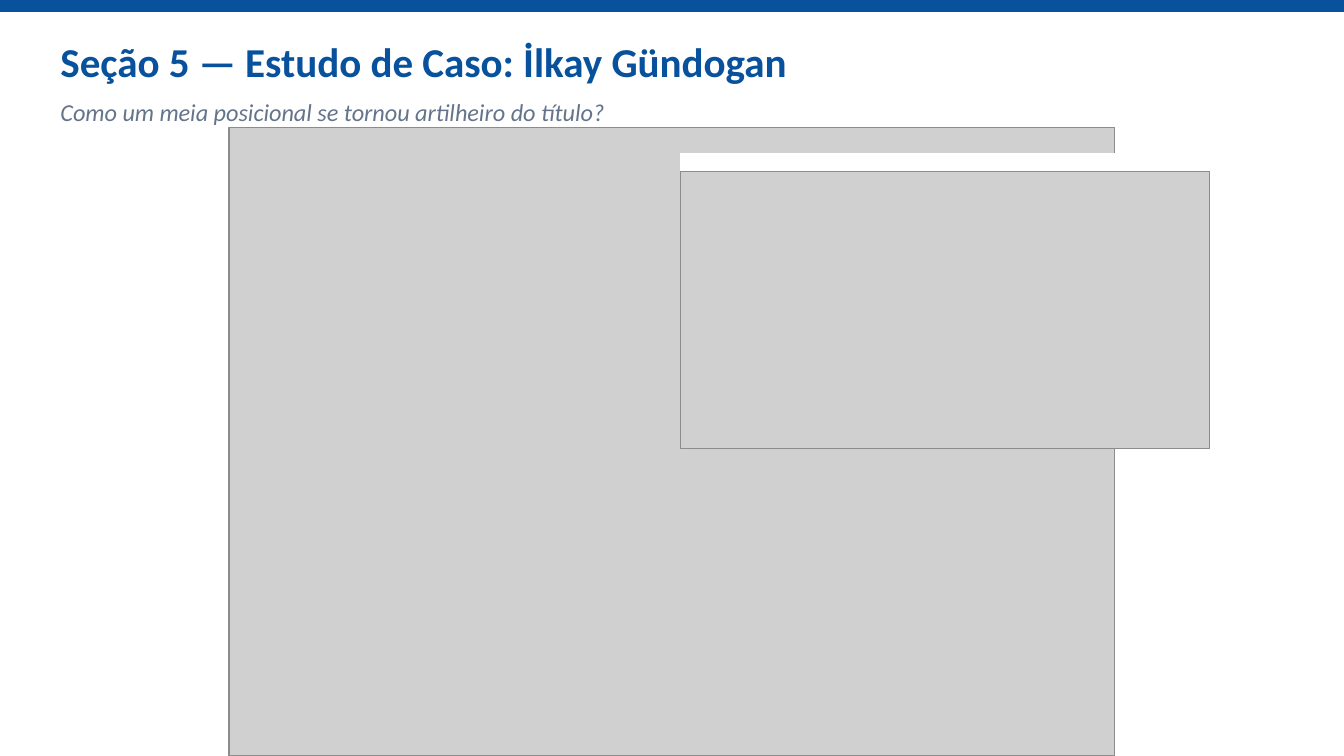
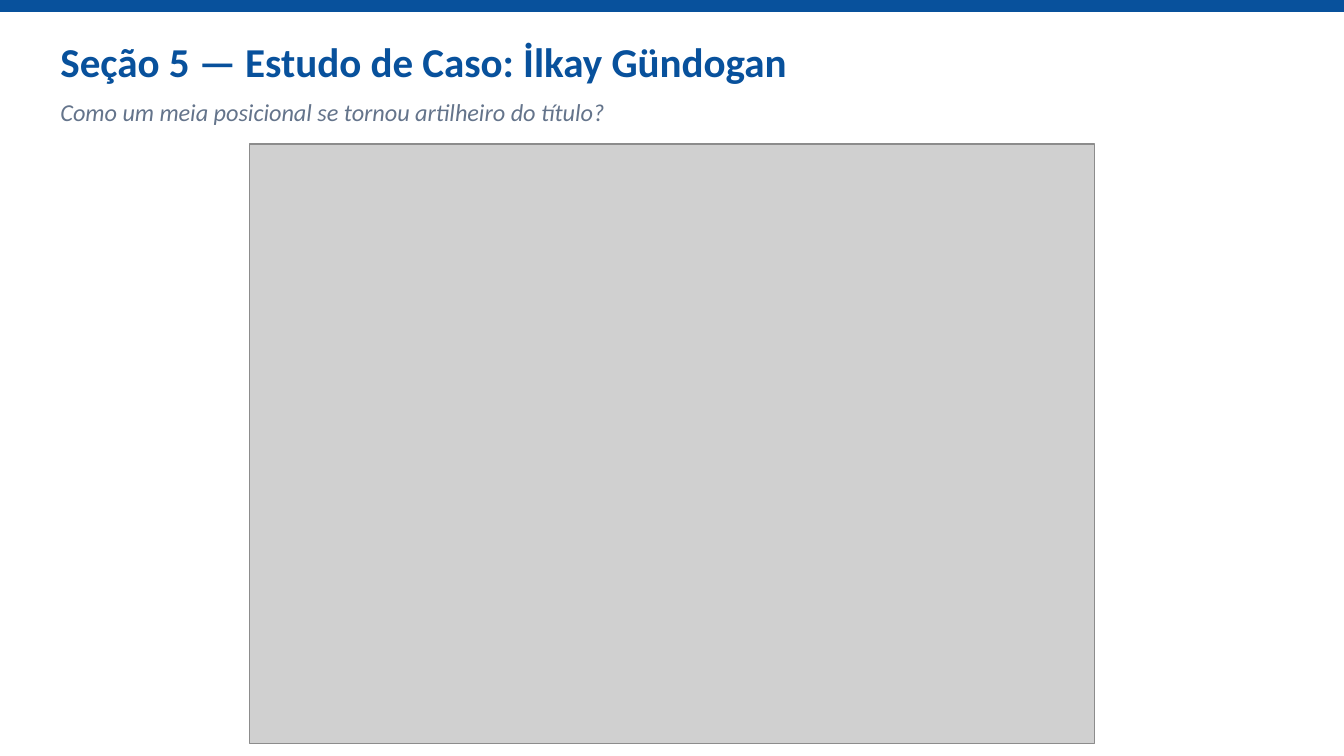
Before and after one commit to carolabdu/futebol-analise, a slide deck: slide 13 of Analise_City_2021.pptx. Drawn at 1344x756 pixels with LibreOffice and Linux fonts; fonts in the diff are those of the drawing; grey boxes stand for pictures. Boxes give left, top, right and bottom in pixels: in the first picture for what was removed or moved away, otherwise in the second. Text is boxed around its words. In the diff, an @@ line names an element or a change of style, - is before the commit and + after.

```diff
--- a/Analise_City_2021.pptx
+++ b/Analise_City_2021.pptx
@@ picture: place and size @@
-picture at bbox=[228, 128, 1114, 756]
+picture at bbox=[250, 144, 1094, 743]
@@ rectangle removed at bbox=[680, 153, 1122, 449] @@
@@ picture removed at bbox=[680, 171, 1210, 449] @@
```
Also in this commit, not shown: 6 other slides changed.
